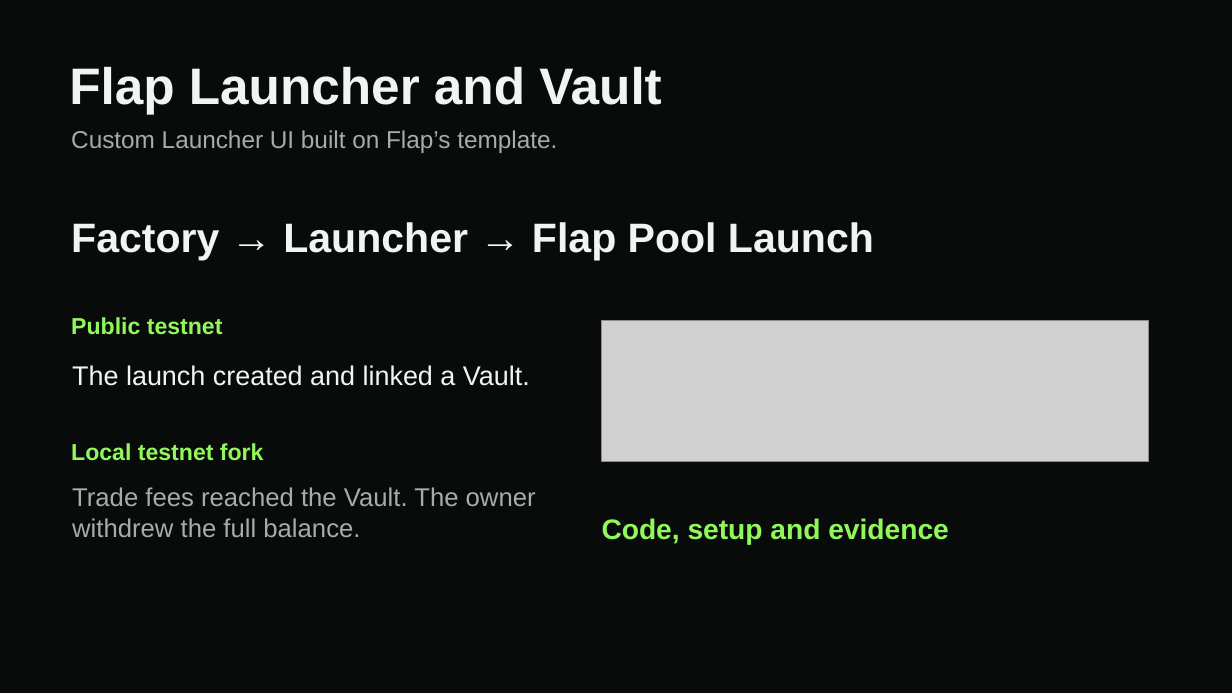
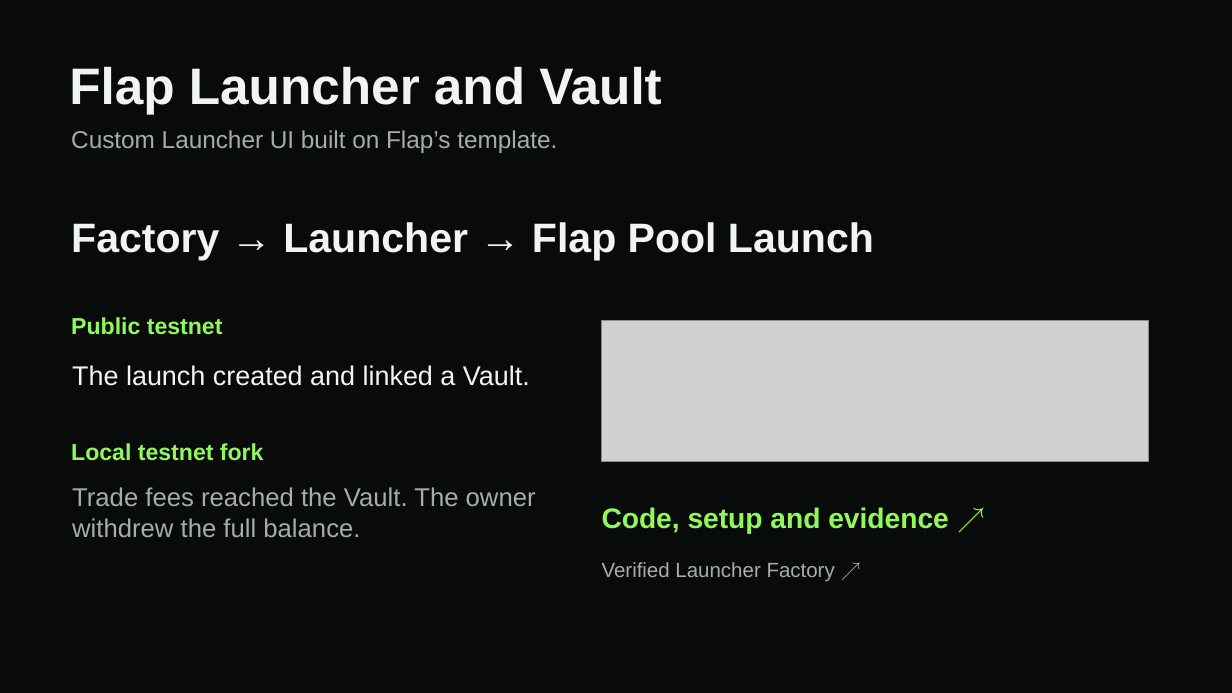
Before and after one commit to Jimmycoding0301/uniform-launch, a slide deck: slide 5 of qa/submission/Uniform-Launch-BNB-Bangkok.pptx. Drawn at 1232x693 pixels with LibreOffice and Linux fonts; fonts in the diff are those of the drawing; grey boxes stand for pictures. Boxes give left, top, right and bottom in pixels: in the first picture for what was removed or moved away, otherwise in the second. Text is boxed around its words. In the diff, an @@ line names an element or a change of style, - is before the commit and + after.

```diff
--- a/qa/submission/Uniform-Launch-BNB-Bangkok.pptx
+++ b/qa/submission/Uniform-Launch-BNB-Bangkok.pptx
@@ text at (x1=602, y1=507, x2=949, y2=534): text changed @@
-Code, setup and evidence
+Code, setup and evidence ↗
@@ text added at (x1=602, y1=562, x2=835, y2=581), 16 pt, text #A4ADAA @@
+Verified Launcher Factory ↗
```
Also in this commit, not shown: 4 other slides changed, 4 other files.
